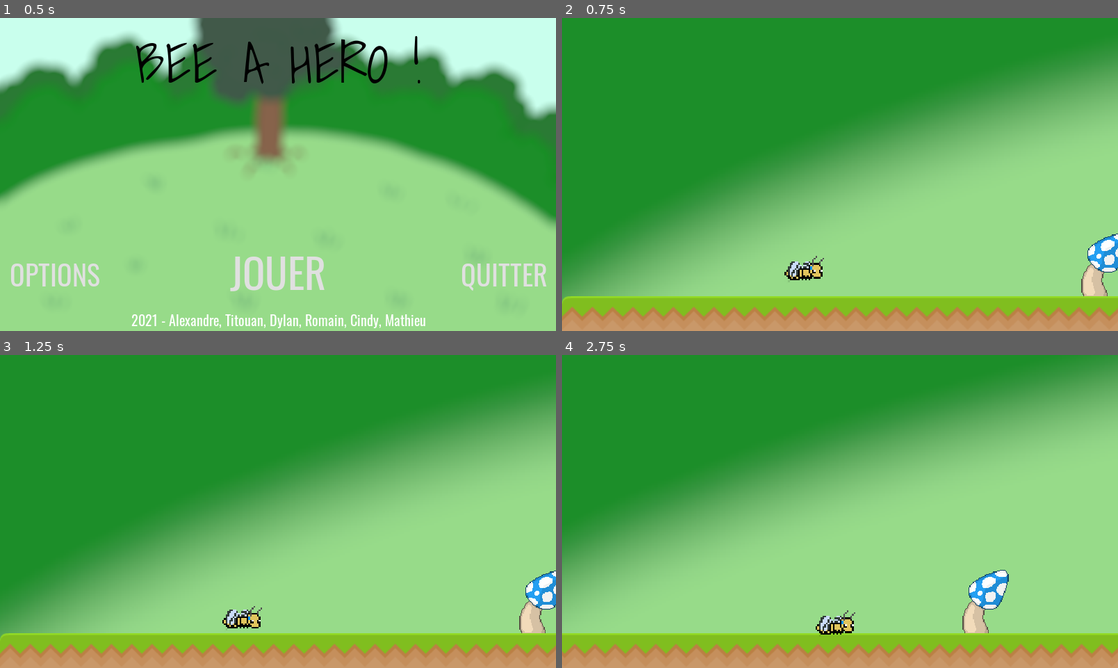
Above: before the commit, frames 1-4 (two rows, left to right).
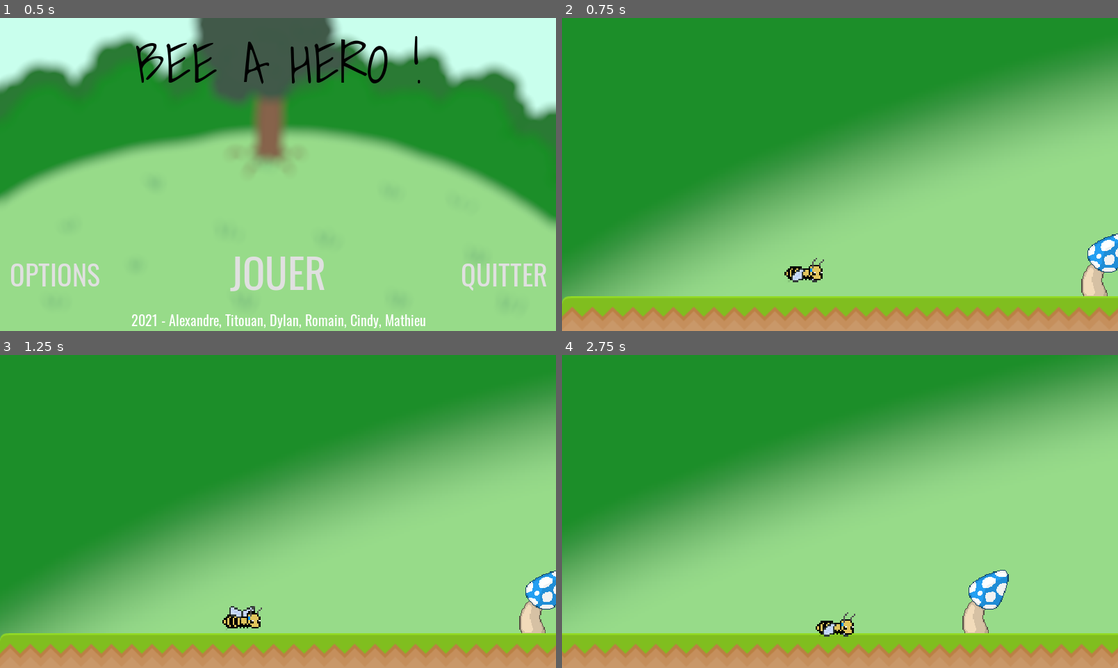
Above: after the commit, the same moments.

Repository: djalexkidd/bee-a-hero
Game: Godot game, scene res://scenes/MainMenu.tscn
Two runs of this game, one before a commit and one after it. Both use one fixed random seed, a clock stepped at 60 frames per second and the inputs below.
Inputs:
- Up to frame 1 (0.5 s): no input
- Up to frame 2 (0.75 s): click "JOUER" at 0.5 s
- Up to frame 3 (1.25 s): no input
- Up to frame 4 (2.75 s): tap Enter (fire) at 1.25, 1.35, 2.1 s; hold Right (right) 1.28-2.03 s; hold Down (down) from 2.03 s (still down)

Frame 1 is identical in both runs. In frame 2, 0.3% of the frame differs, in the area x 40-48%, y 76-85%; in frame 3, 0.1%; in frame 4, 0.3%, in the area x 46-53%, y 81-90%.

Commit message:
KITCHEN GUN

Diff:
--- a/project.godot
+++ b/project.godot
@@ -13,6 +13,10 @@
 config/name="Bee a Hero !"
 run/main_scene="res://scenes/MainMenu.tscn"
 config/icon="res://icon.png"
+
+[autoload]
+
+Global="*res://scripts/Global.gd"
 
 [display]
 
@@ -59,6 +63,7 @@
 fire={
 "deadzone": 0.5,
 "events": [ Object(InputEventKey,"resource_local_to_scene":false,"resource_name":"","device":0,"alt":false,"shift":false,"control":false,"meta":false,"command":false,"pressed":false,"scancode":16777221,"physical_scancode":0,"unicode":0,"echo":false,"script":null)
+, Object(InputEventKey,"resource_local_to_scene":false,"resource_name":"","device":0,"alt":false,"shift":false,"control":false,"meta":false,"command":false,"pressed":false,"scancode":32,"physical_scancode":0,"unicode":0,"echo":false,"script":null)
  ]
 }
 
--- a/scenes/Bee.tscn
+++ b/scenes/Bee.tscn
@@ -7,6 +7,7 @@
 [ext_resource path="res://assets/player/Bee Final éffrayé wings mid bop png1.png" type="Texture" id=5]
 [ext_resource path="res://assets/player/Bee Final éffrayé wings down bop png1.png" type="Texture" id=6]
 [ext_resource path="res://assets/player/Bee Final éffrayé wings up bop png1.png" type="Texture" id=7]
+[ext_resource path="res://assets/weapons/ak47.png" type="Texture" id=8]
 
 [sub_resource type="SpriteFrames" id=1]
 animations = [ {
@@ -21,10 +22,16 @@
 [node name="Bee" type="KinematicBody2D"]
 script = ExtResource( 2 )
 
+[node name="Gun" type="Sprite" parent="."]
+visible = false
+position = Vector2( 25, 8 )
+scale = Vector2( 0.063, 0.063 )
+texture = ExtResource( 8 )
+
 [node name="AnimatedSprite" type="AnimatedSprite" parent="."]
 scale = Vector2( 2, 2 )
 frames = SubResource( 1 )
-frame = 4
+frame = 5
 playing = true
 
 [node name="CollisionShape2D" type="CollisionShape2D" parent="."]
--- /dev/null
+++ b/scenes/Bullet.tscn
@@ -0,0 +1,17 @@
+[gd_scene load_steps=4 format=2]
+
+[ext_resource path="res://assets/audio/gun.wav" type="AudioStream" id=1]
+[ext_resource path="res://scripts/Bullet.gd" type="Script" id=2]
+
+[sub_resource type="CapsuleMesh" id=1]
+
+[node name="Bullet" type="KinematicBody2D"]
+position = Vector2( 1.5, 0 )
+scale = Vector2( 2.5, 1 )
+script = ExtResource( 2 )
+
+[node name="MeshInstance2D" type="MeshInstance2D" parent="."]
+mesh = SubResource( 1 )
+
+[node name="GunSound" type="AudioStreamPlayer" parent="."]
+stream = ExtResource( 1 )
--- a/scenes/Level1.tscn
+++ b/scenes/Level1.tscn
@@ -16,6 +16,7 @@
 [ext_resource path="res://scenes/props/Rock.tscn" type="PackedScene" id=14]
 [ext_resource path="res://scenes/props/Mushroom_red.tscn" type="PackedScene" id=15]
 [ext_resource path="res://scenes/props/Mushroom_blue.tscn" type="PackedScene" id=16]
+[ext_resource path="res://scripts/Level1.gd" type="Script" id=17]
 
 [sub_resource type="ConvexPolygonShape2D" id=2]
 points = PoolVector2Array( 0, 0, 70, 0, 70, 70, 0, 70 )
@@ -250,6 +251,7 @@
 9/z_index = 0
 
 [node name="Level1" type="Node2D"]
+script = ExtResource( 17 )
 
 [node name="Mushroom_blue" parent="." instance=ExtResource( 16 )]
 position = Vector2( 342, 250 )
--- a/scenes/MainMenu.tscn
+++ b/scenes/MainMenu.tscn
@@ -249,6 +249,20 @@
 "_edit_use_anchors_": false
 }
 
+[node name="KitchenGunButton" type="Button" parent="OptionsMenu"]
+margin_left = -288.0
+margin_top = 224.0
+margin_right = -69.0
+margin_bottom = 268.0
+custom_colors/font_color_pressed = Color( 0.431373, 1, 0, 1 )
+custom_fonts/font = SubResource( 10 )
+toggle_mode = true
+text = "KITCHEN GUN"
+flat = true
+__meta__ = {
+"_edit_use_anchors_": false
+}
+
 [node name="CloseMenuButton" type="TextureButton" parent="OptionsMenu"]
 margin_left = -384.0
 margin_top = 624.0
@@ -269,5 +283,6 @@
 [connection signal="pressed" from="QuitButton" to="." method="_on_QuitButton_pressed"]
 [connection signal="pressed" from="OptionsMenu/FullScreenButton" to="." method="_on_FullScreenButton_pressed"]
 [connection signal="pressed" from="OptionsMenu/FullScreenIcon" to="." method="_on_FullScreenButton_pressed"]
+[connection signal="toggled" from="OptionsMenu/KitchenGunButton" to="." method="_on_KitchenGunButton_toggled"]
 [connection signal="pressed" from="OptionsMenu/CloseMenuButton" to="." method="_on_CloseMenuButton_pressed"]
 [connection signal="animation_finished" from="OptionsMenu/AnimationPlayer" to="." method="_on_AnimationPlayer_animation_finished"]
--- a/scripts/Bee.gd
+++ b/scripts/Bee.gd
@@ -3,6 +3,10 @@
 var velocity = Vector2(0,0)
 const SPEED = 180 #Vitesse du joueur
 const GRAVITY = 1 # Gravity
+
+func _ready():
+	if Global.kitchen_gun:
+		$Gun.show()
 
 func _physics_process(delta):
 	if Input.is_action_pressed("right"): #Touche droite
@@ -27,6 +31,10 @@
 	# Inverse le sprite si la touche gauche est pressée
 	if Input.is_action_just_pressed("left"):
 		$AnimatedSprite.flip_h = true
+		$Gun.flip_h = true
+		$Gun.position.x = -25
 	# Inverse pas le sprite si la touche droite est pressée
 	if Input.is_action_just_pressed("right"):
 		$AnimatedSprite.flip_h = false
+		$Gun.flip_h = false
+		$Gun.position.x = 25
--- /dev/null
+++ b/scripts/Bullet.gd
@@ -0,0 +1,12 @@
+extends KinematicBody2D
+
+const speed = 700 #Vitesse
+var velocity = Vector2()
+
+func _ready():
+	set_position(get_node("/root/Level1/Bee").get_position() + Vector2(50, 5))
+	$GunSound.play()
+
+func _physics_process(delta):
+	velocity.x = speed #La balle se déplace vers le haut
+	velocity = move_and_slide(velocity)
--- /dev/null
+++ b/scripts/Global.gd
@@ -0,0 +1,3 @@
+extends Node
+
+onready var kitchen_gun
--- /dev/null
+++ b/scripts/Level1.gd
@@ -0,0 +1,8 @@
+extends Node2D
+
+var bullet_ressource = preload("res://scenes/Bullet.tscn")
+
+func _physics_process(delta):
+	if Input.is_action_just_pressed("fire") and Global.kitchen_gun: #Quand le clic gauche est appuyé
+		var bullet = bullet_ressource.instance() #Instance en tant que noeud
+		add_child(bullet) #L'ajoute dans la scène
--- a/scripts/MainMenu.gd
+++ b/scripts/MainMenu.gd
@@ -27,3 +27,9 @@
 		OS.window_fullscreen = false
 	else:
 		OS.window_fullscreen = true
+
+func _on_KitchenGunButton_toggled(button_pressed):
+	if(button_pressed):
+		Global.kitchen_gun = true
+	else:
+		Global.kitchen_gun = false
Not shown, added: assets/audio/gun.wav.import
Binary file added: assets/weapons/ak47.png
Not shown, added: assets/weapons/ak47.png.import
Not shown: 1 places in scenes/Bee.tscn that only renumber resources
Not shown: 1 places in scenes/Level1.tscn that only renumber resources
Not shown, added: assets/audio/gun.wav
